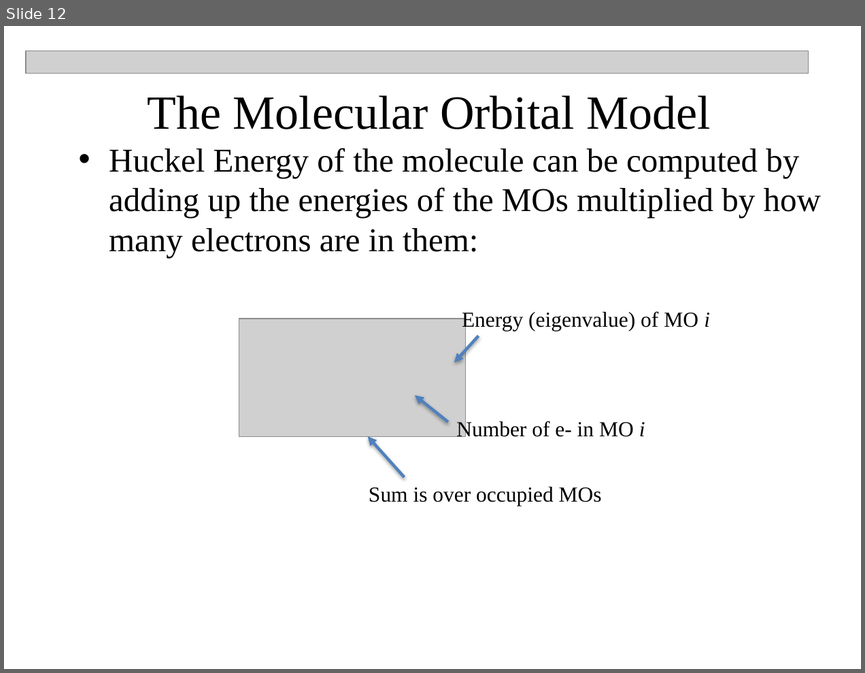
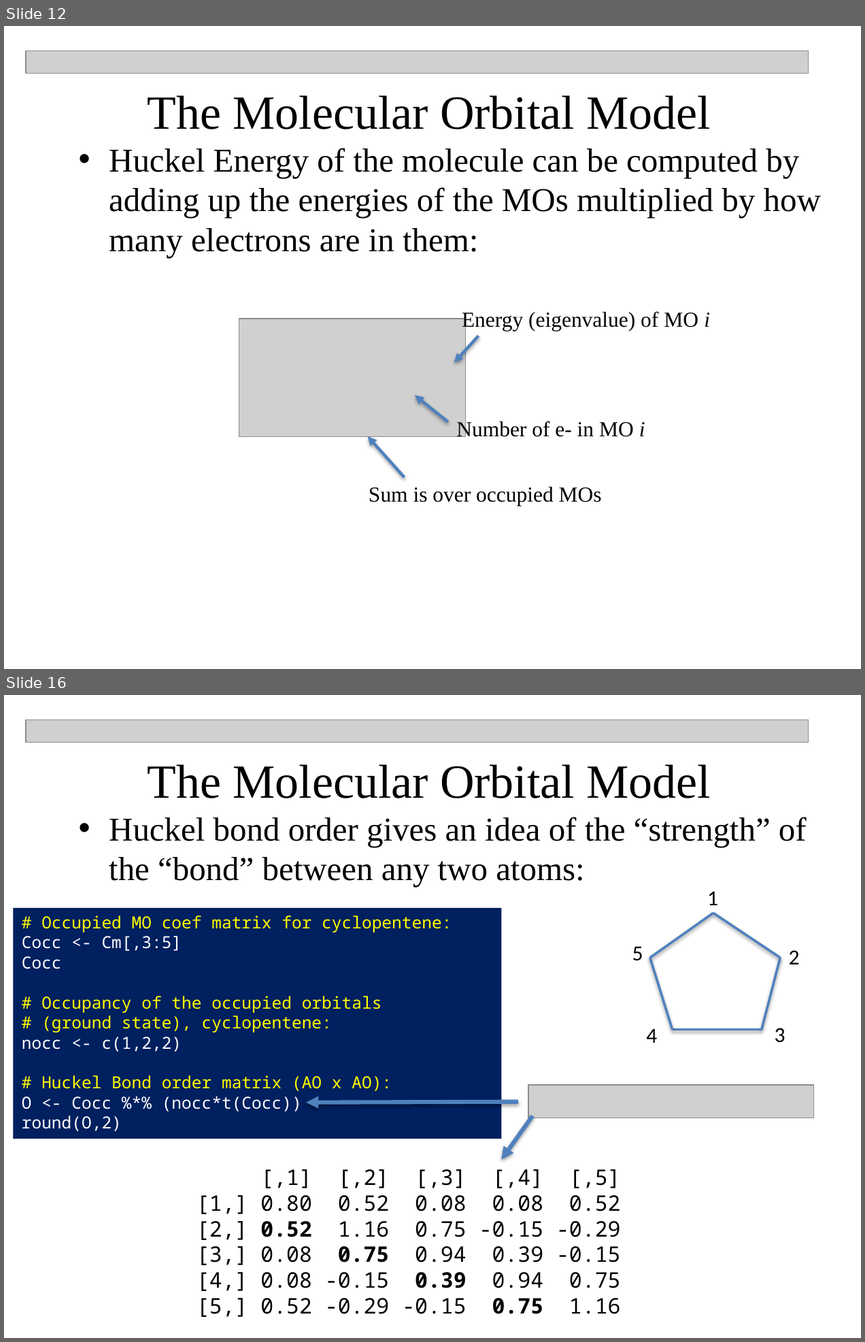
Before and after one commit to npetraco/CHE302, a slide deck: Laboratories/Lab5/Huckel_MO_Workshop.pptx. Shown one above the other, each under a label of ours: slide 12 before the commit, slides 12 and 16 after it; the slides between them are not shown. The pictures are 865x673 and 865x1342 pixels, drawn with LibreOffice and Linux fonts; fonts in the diff are those of the drawing; grey boxes stand for pictures. Boxes give left, top, right and bottom in pixels: in the first picture for what was removed or moved away, otherwise in the second. Text is boxed around its words. In the diff, an @@ line names an element or a change of style, - is before the commit and + after.

```diff
--- a/Laboratories/Lab5/Huckel_MO_Workshop.pptx
+++ b/Laboratories/Lab5/Huckel_MO_Workshop.pptx
@@ slide 16 added at (x1=4, y1=695, x2=861, y2=1338), background #FFFFFF @@
@@ picture added at (x1=26, y1=720, x2=808, y2=743) @@
@@ text added at (x1=147, y1=764, x2=711, y2=798), 40 pt, text #000000 @@
+The Molecular Orbital Model
@@ text added at (x1=109, y1=817, x2=806, y2=887), 28 pt, text #000000 @@
+  • Huckel bond order gives an idea of the “strength” of the “bond” between any two atoms:
@@ text added at (x1=707, y1=891, x2=718, y2=905), 18 pt, text #000000 @@
+1
@@ rectangle added at (x1=14, y1=907, x2=502, y2=1138), fill #002060, 14 pt, text #FFFF00 @@
+# Occupied MO coef matrix for cyclopentene:
+Cocc <- Cm[,3:5]
+Cocc
+# Occupancy of the occupied orbitals
+# (ground state), cyclopentene:
+nocc <- c(1,2,2)
+# Huckel Bond order matrix (AO x AO):
+O <- Cocc %*% (nocc*t(Cocc))
+round(O,2)
@@ text added at (x1=632, y1=946, x2=643, y2=961), 18 pt, text #000000 @@
+5
@@ group added at (x1=650, y1=913, x2=781, y2=1029): 5 lines @@
@@ text added at (x1=789, y1=950, x2=800, y2=964), 18 pt, text #000000 @@
+2
@@ text added at (x1=646, y1=1028, x2=657, y2=1042), 18 pt, text #000000 @@
+4
@@ text added at (x1=774, y1=1028, x2=785, y2=1042), 18 pt, text #000000 @@
+3
@@ arrow added from (518, 1101) to (306, 1102), #4F81BD 3.5 pt @@
@@ picture added at (x1=528, y1=1085, x2=814, y2=1117) @@
@@ arrow added from (532, 1116) to (501, 1159), #4F81BD 3.5 pt @@
@@ text added at (x1=196, y1=1169, x2=621, y2=1317), 18 pt, text #000000 @@
+[,1] [,2] [,3] [,4] [,5]
+[1,] 0.80 0.52 0.08 0.08 0.52
+[2,] 0.52 1.16 0.75 -0.15 -0.29
+[3,] 0.08 0.75 0.94 0.39 -0.15
+[4,] 0.08 -0.15 0.39 0.94 0.75
+[5,] 0.52 -0.29 -0.15 0.75 1.16
```
Also in this commit, not shown: 4 slides changed, 1 other slide added, 1 other file.
